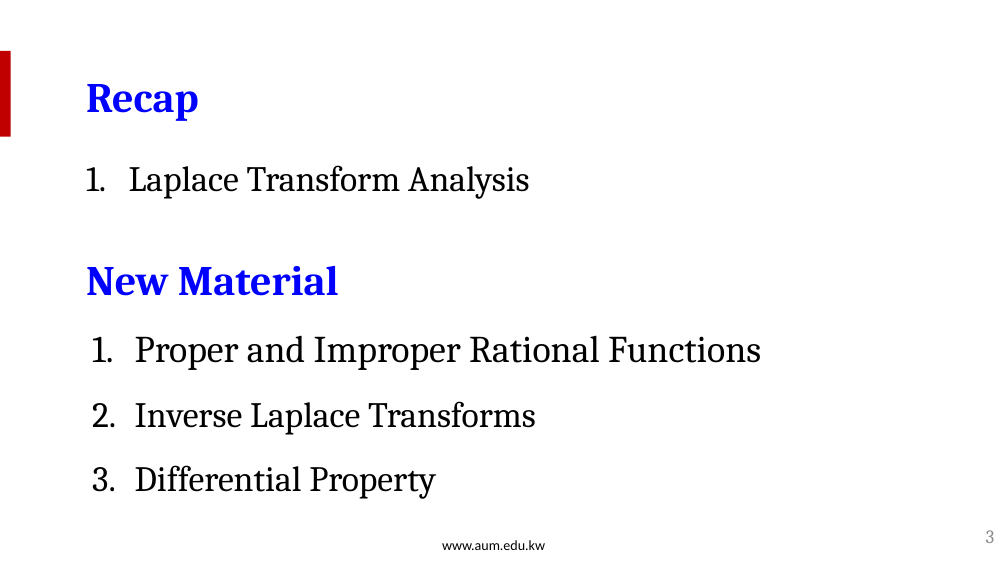
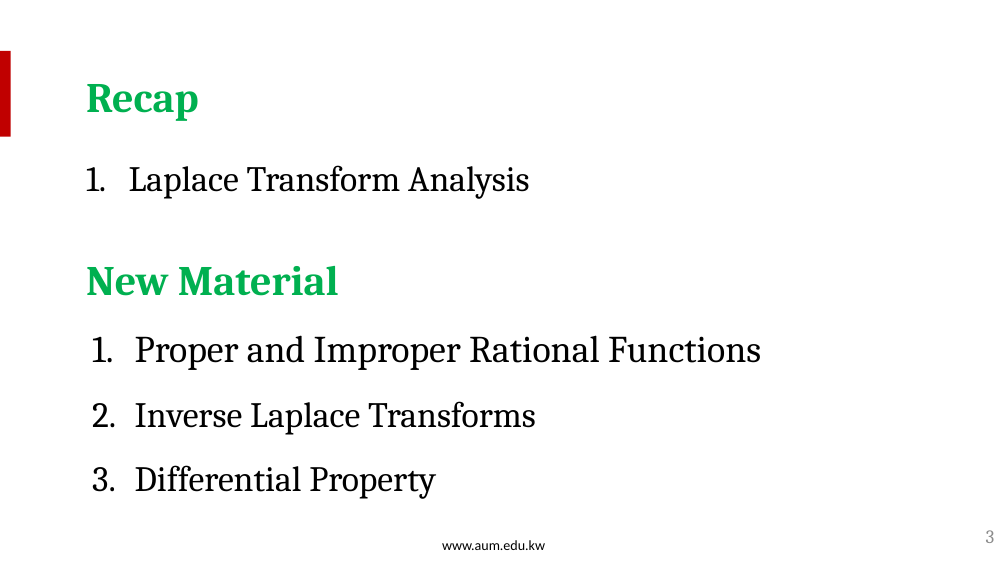
Before and after one commit to salmanrazzaq1993/AUM-WORK, a slide deck: slide 3 of PP WORK/Instructor Version/Week 4/Week 4 Lecture 1 - Partial Fraction.pptx. Drawn at 1008x567 pixels with LibreOffice and Linux fonts; fonts in the diff are those of the drawing; background and template pictures are left out. Boxes give left, top, right and bottom in pixels: in the first picture for what was removed or moved away, otherwise in the second. Text is boxed around its words. In the diff, an @@ line names an element or a change of style, - is before the commit and + after.

```diff
--- a/PP WORK/Instructor Version/Week 4/Week 4 Lecture 1 - Partial Fraction.pptx
+++ b/PP WORK/Instructor Version/Week 4/Week 4 Lecture 1 - Partial Fraction.pptx
@@ text "Recap" at box(86, 84, 199, 121): text colour #0000FF to #00B050 @@
@@ text "New Material" at box(86, 266, 339, 296): text colour #0000FF to #00B050 @@
```
Also in this commit, not shown: 16 other slides changed, 1 slide added.
